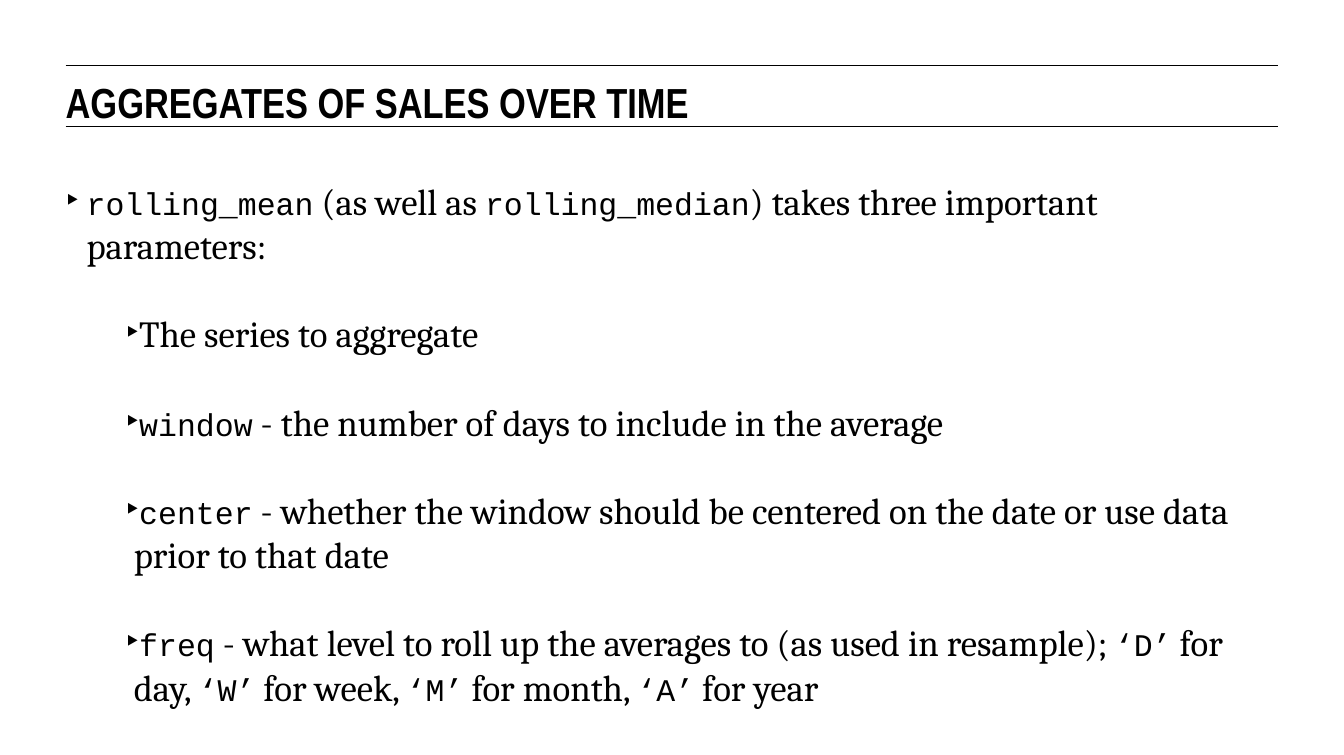
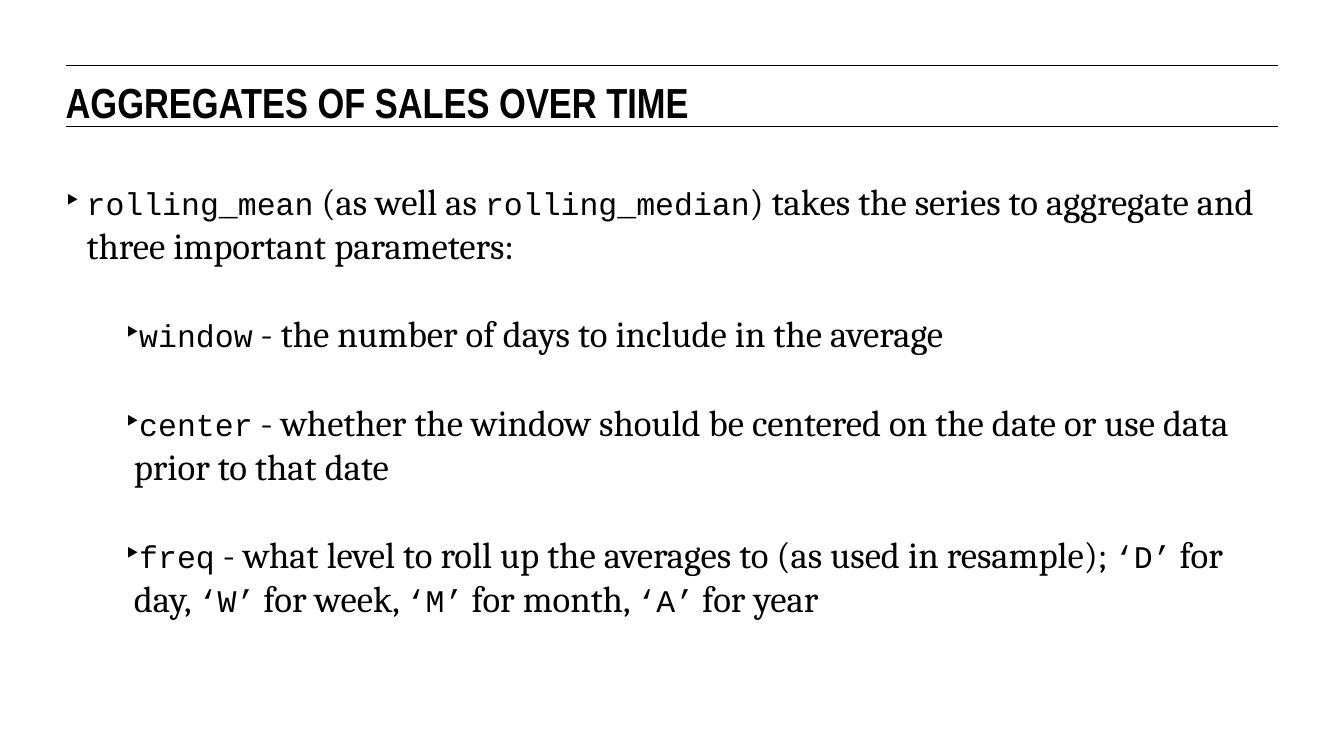
Before and after one commit to eflautt/ga-data-science, a slide deck: slide 58 of lessons/lesson-15/15-time-series-analysis.pptx (slide 57 before the commit). Drawn at 1344x755 pixels with LibreOffice and Linux fonts; fonts in the diff are those of the drawing. Boxes give left, top, right and bottom in pixels: in the first picture for what was removed or moved away, otherwise in the second. Text is boxed around its words. In the diff, an @@ line names an element or a change of style, - is before the commit and + after.

```diff
--- a/lessons/lesson-15/15-time-series-analysis.pptx
+++ b/lessons/lesson-15/15-time-series-analysis.pptx
@@ text at (x1=87, y1=189, x2=1254, y2=267): text changed @@
-‣ rolling_mean (as well as rolling_median) takes three important parameters:
-  ‣ The series to aggregate
+‣ rolling_mean (as well as rolling_median) takes the series to aggregate and three important parameters:
```
Also in this commit, not shown: 24 other slides changed, 1 slide added.
